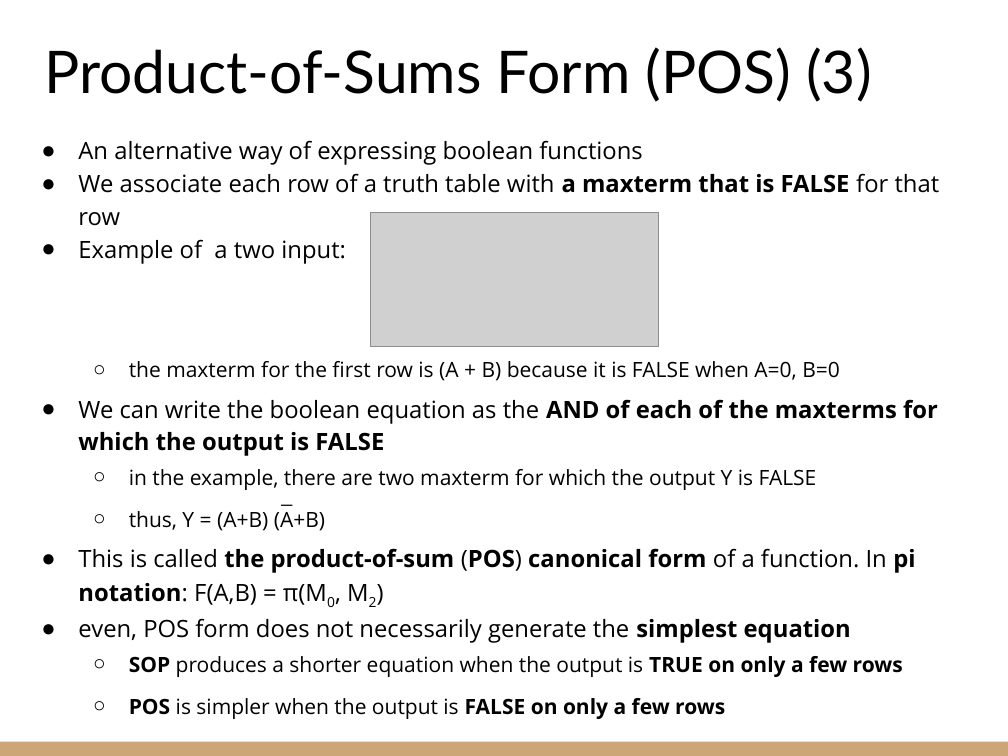
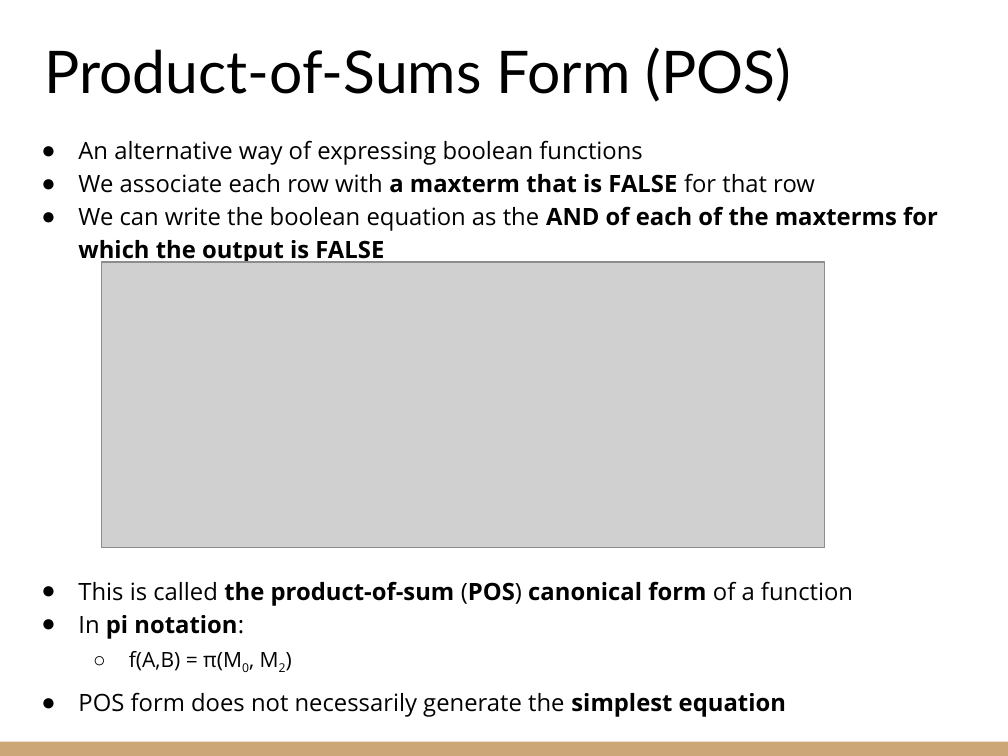
Before and after one commit to riccardoberta/esd, a slide deck: slide 7 of 05 - Boolean Algebra/slides.pptx (slide 8 before the commit). Drawn at 1008x756 pixels with LibreOffice and Linux fonts; fonts in the diff are those of the drawing; grey boxes stand for pictures. Boxes give left, top, right and bottom in pixels: in the first picture for what was removed or moved away, otherwise in the second. Text is boxed around its words. In the diff, an @@ line names an element or a change of style, - is before the commit and + after.

```diff
--- a/05 - Boolean Algebra/slides.pptx
+++ b/05 - Boolean Algebra/slides.pptx
@@ title at bbox=[44, 47, 792, 102]: text changed @@
-Product-of-Sums Form (POS) (3)
+Product-of-Sums Form (POS)
@@ text at bbox=[78, 173, 815, 193]: text changed @@
-● We associate each row of a truth table with a maxterm that is FALSE for that row
-● Example of a two input:
-  ○ the maxterm for the first row is (A + B) because it is FALSE when A=0, B=0
+● We associate each row with a maxterm that is FALSE for that row
@@ picture removed at bbox=[370, 213, 658, 347] @@
@@ picture added at bbox=[102, 262, 825, 548] @@
@@ text removed at bbox=[271, 478, 302, 512] @@
-_
@@ text at bbox=[78, 581, 853, 717]: text changed; size 15 to 17 pt @@
-  ○ in the example, there are two maxterm for which the output Y is FALSE
-  ○ thus, Y = (A+B) (A+B)
-● This is called the product-of-sum (POS) canonical form of a function. In pi notation: F(A,B) = π(M0, M2)
-● even, POS form does not necessarily generate the simplest equation
-  ○ SOP produces a shorter equation when the output is TRUE on only a few rows
-  ○ POS is simpler when the output is FALSE on only a few rows
+● This is called the product-of-sum (POS) canonical form of a function
+● In pi notation:
+  ○ f(A,B) = π(M0, M2)
+● POS form does not necessarily generate the simplest equation
```
Also in this commit, not shown: 22 other slides changed, 2 slides added, 6 slides removed, 7 other files.
